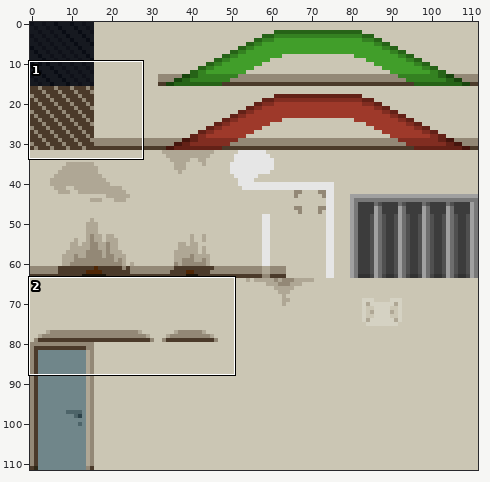
Edited in one commit: sprite sheet (assets/tileset/Background.png). The picture above shows the old version from afar; the outline marks the close-up.
Close-up. First the earlier version:
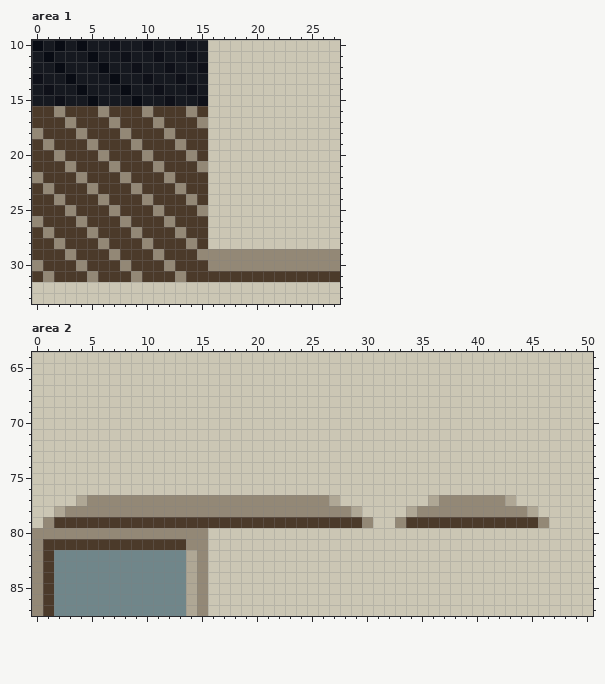
The file is 112x112 pixels. Shown: area 1: x 0..27, y 10..33; area 2: x 0..50, y 64..87.
New version:
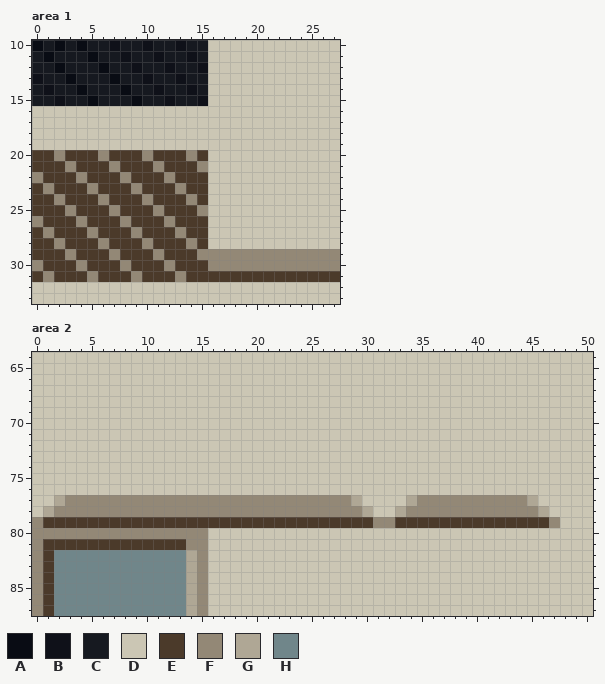
Palette (. is transparent): A #090c14  B #0f1119  C #161920  D #cbc6b4  E #4b3a2a  F #938876  G #afa795  H #70868a
What changed:
Area 1:
Colour E gives way to colour D in row 16 at x 0 to 1, 3 to 5, 7 to 9, 11 to 13 and 15; in row 17 at x 0 to 2, 4 to 6, 8 to 10 and 12 to 14; in row 18 at x 1 to 3, 5 to 7, 9 to 11 and 13 to 15; in row 19 at x 0, 2 to 4, 6 to 8, 10 to 12 and 14 to 15.
Colour F gives way to colour D in row 16 at x 2, 6, 10 and 14; in row 17 at x 3, 7, 11 and 15; in row 18 at x 0, 4, 8 and 12; in row 19 at x 1, 5, 9 and 13.
Area 2:
Colour F gives way to colour E in row 79 at x 1, 30, 33 and 46.
Colour D gives way to colour F in row 77 at x 3, 28, 35 and 44; in row 79 at x 0, 31 to 32 and 47.
Colour G gives way to colour F in row 77 at x 4, 27, 36 and 43; in row 78 at x 2, 29, 34 and 45.
Colour D gives way to colour G in row 77 at x 2, 29, 34 and 45; in row 78 at x 1, 30, 33 and 46.
Changed places in both close-ups, as pixel boxes (x1, y1, x2, y2):
changed: (32, 106, 208, 150)
changed: (32, 495, 87, 528)
changed: (329, 495, 439, 528)
changed: (505, 495, 560, 528)
